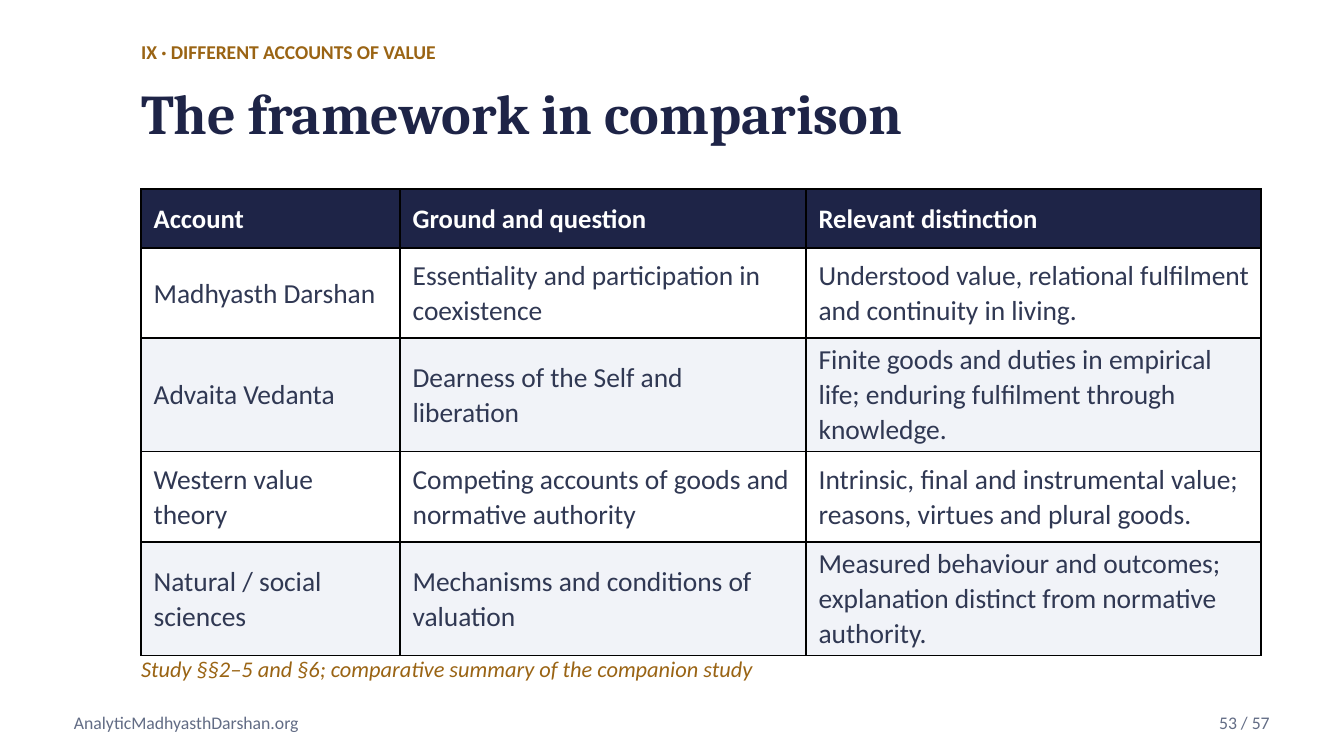
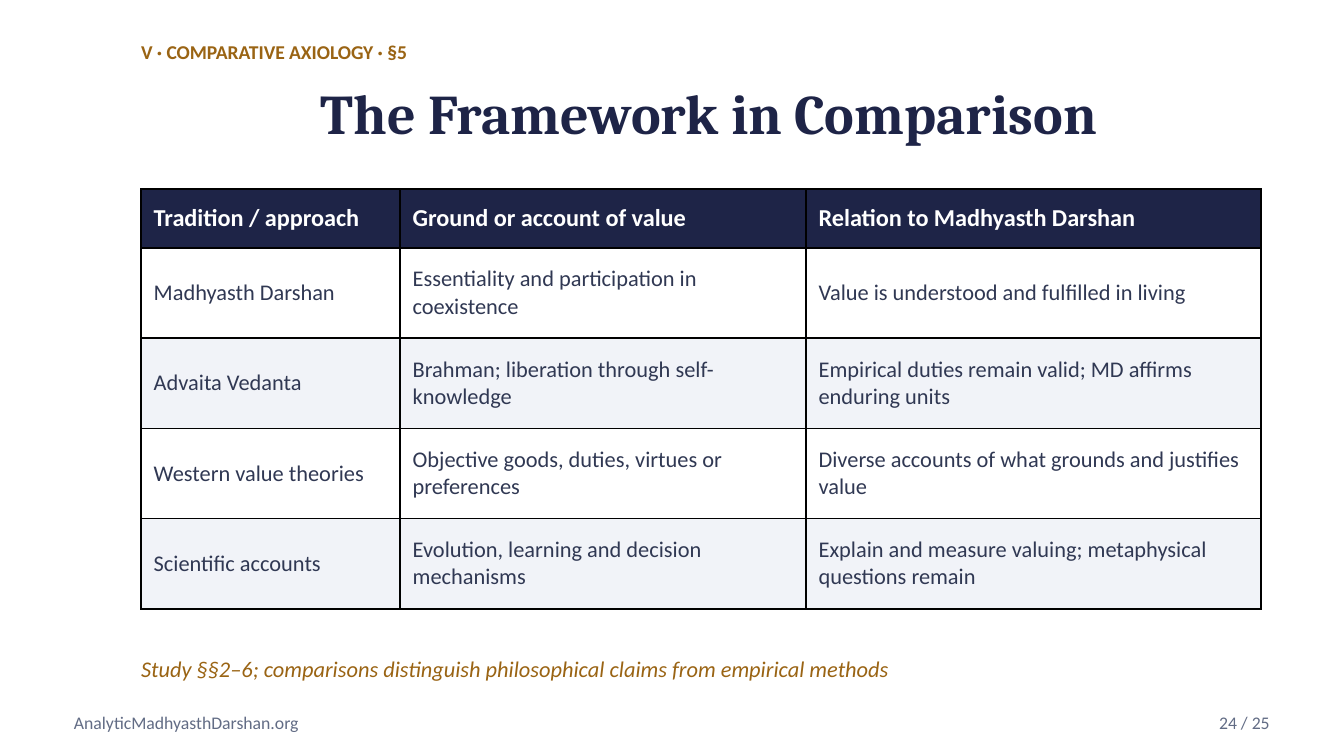
Before and after one commit to raghavamohan/AnalyticMadhyasthDarshan, a slide deck: slide 24 of Studies/Axiology-Value-Theory/Axiology-Value-Theory-Madhyasth-Darshan.pptx (slide 53 before the commit). Drawn at 1344x756 pixels with LibreOffice and Linux fonts; fonts in the diff are those of the drawing. Boxes give left, top, right and bottom in pixels: in the first picture for what was removed or moved away, otherwise in the second. Text is boxed around its words. In the diff, an @@ line names an element or a change of style, - is before the commit and + after.

Commit message:
Include revised axiology companion deck with aligned definitions

```diff
--- a/Studies/Axiology-Value-Theory/Axiology-Value-Theory-Madhyasth-Darshan.pptx
+++ b/Studies/Axiology-Value-Theory/Axiology-Value-Theory-Madhyasth-Darshan.pptx
@@ text at [141,45,407,60]: text changed @@
-IX · DIFFERENT ACCOUNTS OF VALUE
+V · COMPARATIVE AXIOLOGY · §5
@@ text at [321,95,1096,146]: text changed @@
-The framework in comparison
+The Framework in Comparison
@@ table at [141,190,1262,609] @@
-row 1: Account | Ground and question | Relevant distinction
+row 1: Tradition / approach | Ground or account of value | Relation to Madhyasth Darshan
-row 2, column 3: Understood value, relational fulfilment and continuity in living.
+row 2, column 3: Value is understood and fulfilled in living
-row 3, column 2: Dearness of the Self and liberation
+row 3, column 2: Brahman; liberation through self-knowledge
-row 3, column 3: Finite goods and duties in empirical life; enduring fulfilment through knowledge.
+row 3, column 3: Empirical duties remain valid; MD affirms enduring units
-row 4: Western value theory | Competing accounts of goods and normative authority | Intrinsic, final and instrumental value; reasons, virtues and plural goods.
+row 4: Western value theories | Objective goods, duties, virtues or preferences | Diverse accounts of what grounds and justifies value
-row 5: Natural / social sciences | Mechanisms and conditions of valuation | Measured behaviour and outcomes; explanation distinct from normative authority.
+row 5: Scientific accounts | Evolution, learning and decision mechanisms | Explain and measure valuing; metaphysical questions remain
@@ size 14.6 to 12 pt in "Madhyasth Darshan", "Essentiality and participation in coexistence", "Advaita Vedanta" @@
@@ line spacing 1.05 to 1 @@
@@ text at [141,661,888,681]: text changed @@
-Study §§2–5 and §6; comparative summary of the companion study
+Study §§2–6; comparisons distinguish philosophical claims from empirical methods
@@ text at [1219,717,1270,729]: text changed @@
-53 / 57
+24 / 25
```
Also in this commit, not shown: 19 other slides changed, 5 slides added, 37 slides removed, 1 other file.
